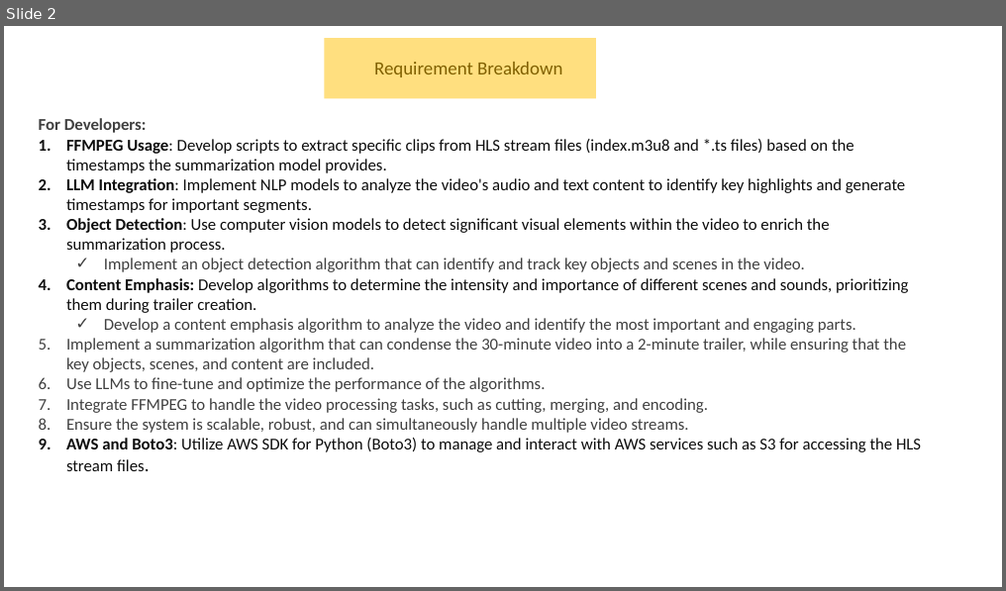
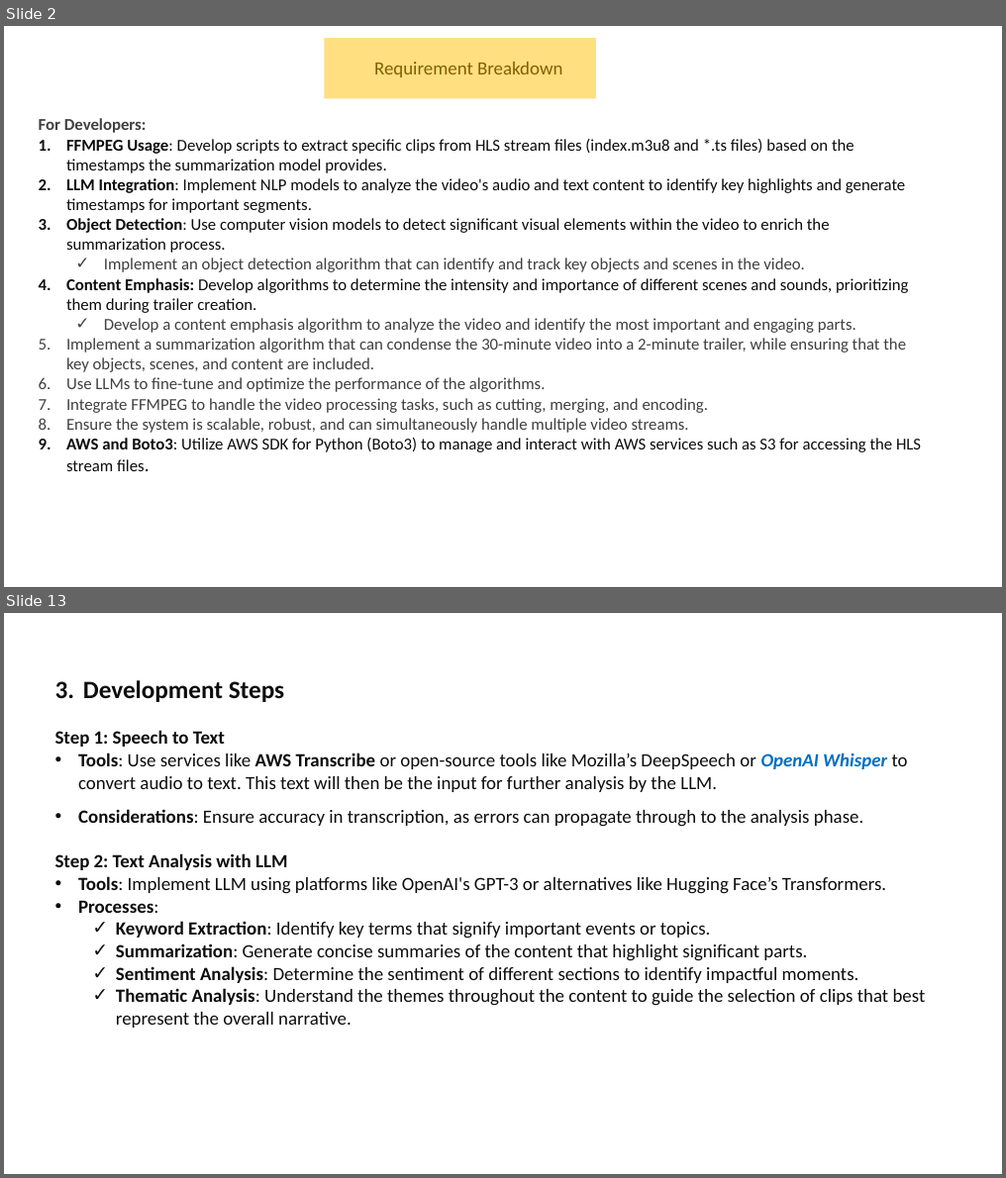
Before and after one commit to abmishra1234/DVR-Feature-Livestream, a slide deck: docs/VideoSummerisation.pptx. Shown one above the other, each under a label of ours: slide 2 before the commit, slides 2 and 13 after it; the slides between them are not shown. The pictures are 1006x591 and 1006x1178 pixels, drawn with LibreOffice and Linux fonts; fonts in the diff are those of the drawing. Boxes give left, top, right and bottom in pixels: in the first picture for what was removed or moved away, otherwise in the second. Text is boxed around its words. In the diff, an @@ line names an element or a change of style, - is before the commit and + after.

```diff
--- a/docs/VideoSummerisation.pptx
+++ b/docs/VideoSummerisation.pptx
@@ slide 13 added at (x1=4, y1=613, x2=1002, y2=1174), background #FFFFFF @@
@@ text added at (x1=55, y1=680, x2=926, y2=1028), 18 pt, text #0D0D0D @@
+3. Development Steps
+Step 1: Speech to Text
+• Tools: Use services like AWS Transcribe or open-source tools like Mozilla’s DeepSpeech or OpenAI Whisper to convert audio to text. This text will then be the input for further analysis by the LLM.
+• Considerations: Ensure accuracy in transcription, as errors can propagate through to the analysis phase.
+Step 2: Text Analysis with LLM
+• Tools: Implement LLM using platforms like OpenAI's GPT-3 or alternatives like Hugging Face’s Transformers.
+• Processes:
+  ✓ Keyword Extraction: Identify key terms that signify important events or topics.
+  ✓ Summarization: Generate concise summaries of the content that highlight significant parts.
+  ✓ Sentiment Analysis: Determine the sentiment of different sections to identify impactful moments.
+  ✓ Thematic Analysis: Understand the themes throughout the content to guide the selection of clips that best represent the overall narrative.
```
Also in this commit, not shown: 2 slides changed, 14 other slides added, 1 slide removed.
